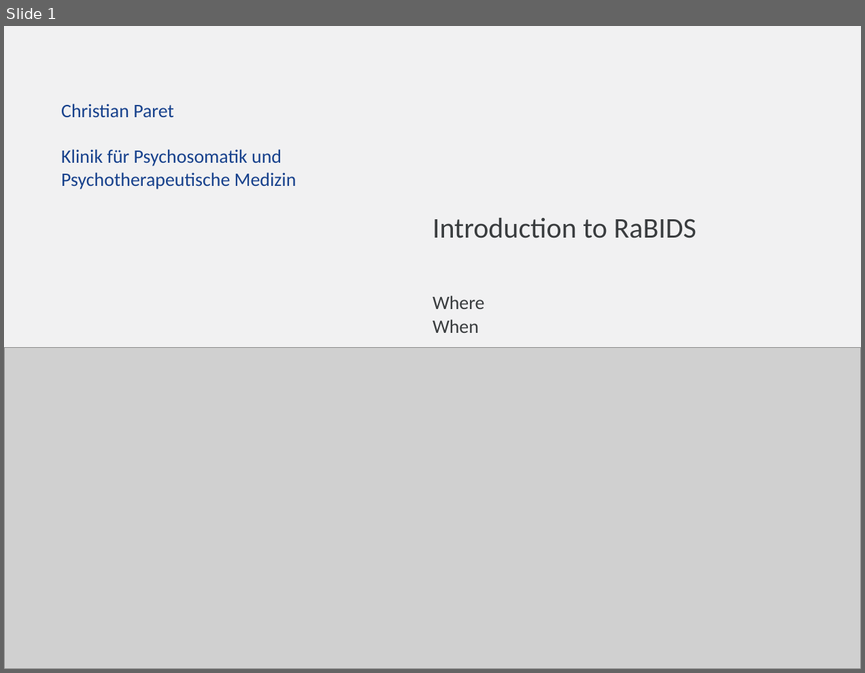
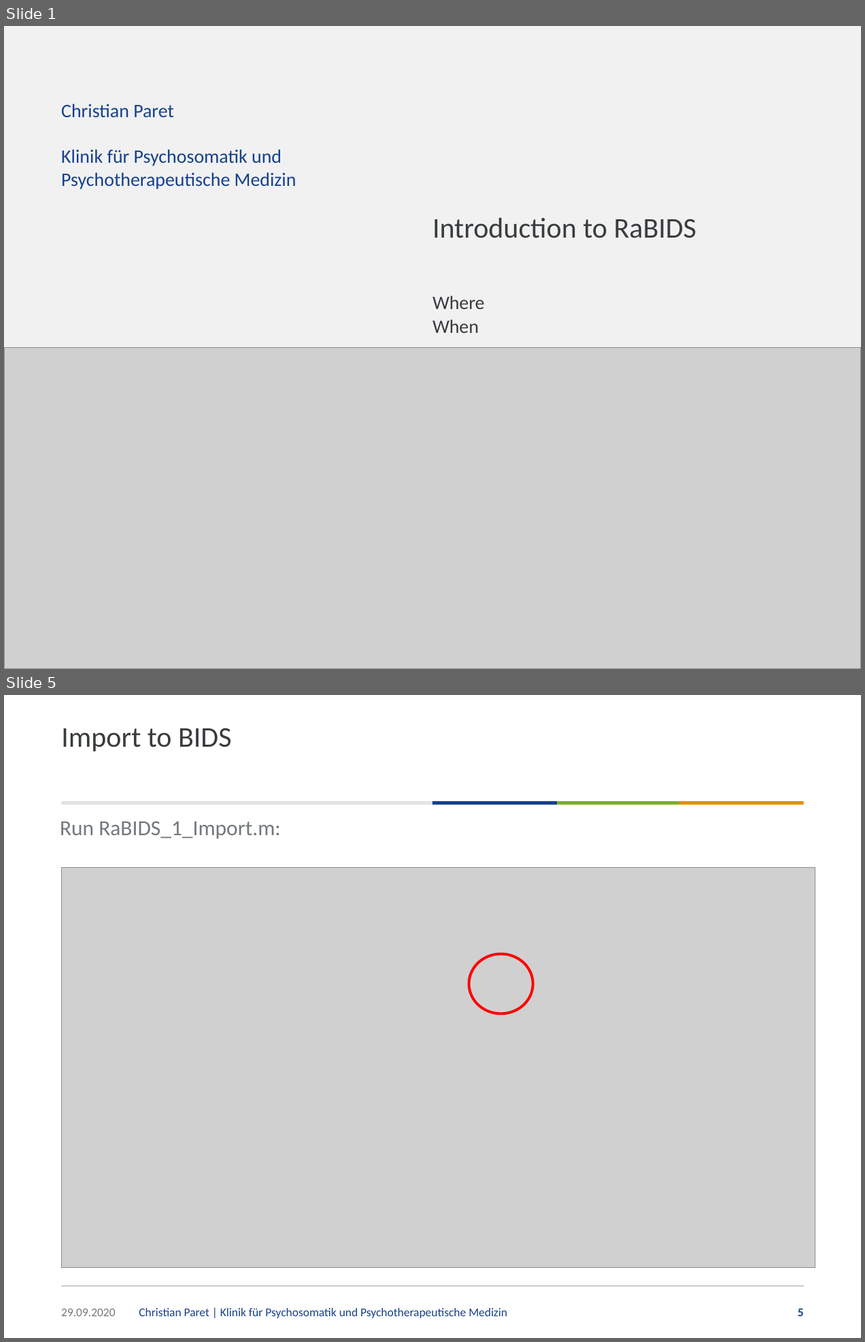
Before and after one commit to christianparet/RaBIDS, a slide deck: manuals/Introduction to RaBIDS.pptx. Shown one above the other, each under a label of ours: slide 1 before the commit, slides 1 and 5 after it; the slides between them are not shown. The pictures are 865x673 and 865x1342 pixels, drawn with LibreOffice and Linux fonts; fonts in the diff are those of the drawing; grey boxes stand for pictures; background and template pictures are left out. Boxes give left, top, right and bottom in pixels: in the first picture for what was removed or moved away, otherwise in the second. Text is boxed around its words. In the diff, an @@ line names an element or a change of style, - is before the commit and + after.

```diff
--- a/manuals/Introduction to RaBIDS.pptx
+++ b/manuals/Introduction to RaBIDS.pptx
@@ slide 5 added at (x1=4, y1=695, x2=861, y2=1338), background #FFFFFF @@
@@ title added at (x1=61, y1=728, x2=232, y2=751), 24 pt, text #3A3C3E @@
+Import to BIDS
@@ group added at (x1=61, y1=801, x2=804, y2=1285): 4 rectangles, 1 line @@
@@ text added at (x1=60, y1=821, x2=280, y2=838), 18 pt, text #73787C @@
+Run RaBIDS_1_Import.m:
@@ picture added at (x1=61, y1=867, x2=815, y2=1266) @@
@@ ellipse added at (x1=468, y1=954, x2=532, y2=1014), outline #FF0000 2.25 pt @@
@@ text added at (x1=61, y1=1308, x2=115, y2=1316), 10 pt, text #73787C @@
+29.09.2020
@@ text added at (x1=139, y1=1308, x2=507, y2=1318), 10 pt, text #17418C @@
+Christian Paret | Klinik für Psychosomatik und Psychotherapeutische Medizin
@@ page number added at (x1=798, y1=1308, x2=804, y2=1316), 10 pt, text #17418C, bold @@
+5
```
Also in this commit, not shown: 4 slides changed, 4 other slides added, 1 other file.
